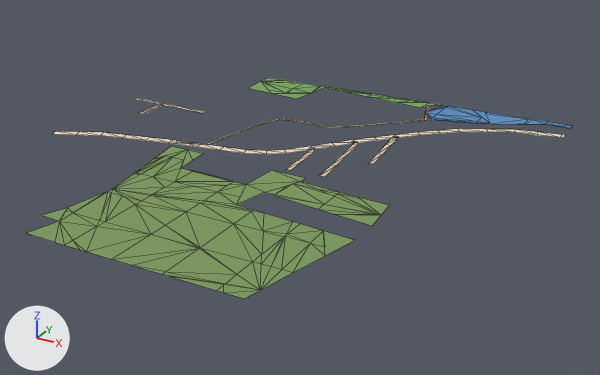
The glTF model public/assets/bengaluru-region-v1/tiles/t45_-6-l0.glb as it was, and as the next commit left it.
Both versions are drawn from a 50 mm lens placed at (23161.0, -3437.0, 317.0), pointed at (22781.0, -2747.0, -28.0). Every picture has the same lights, and +X, +Y and +Z are marked at lower left. The first picture is the older version. Mesh edges are drawn as thin lines.

In view in the first picture: 'ground', 'water'.
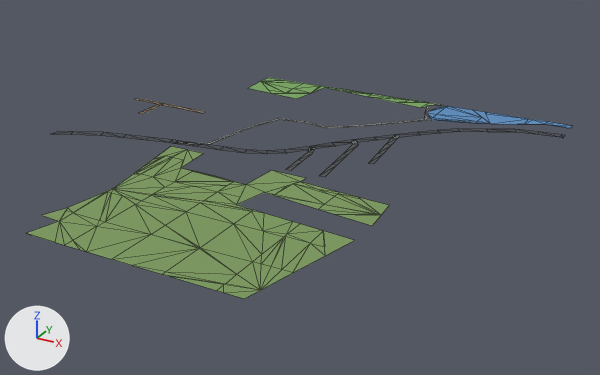
Changed parts and their boxes [x1, y1, x2, y2] in the pictures (600 x 375 px; the box of a moved part takes in the faces that stretch with it):
part 1 of me_ground, moved or reshaped: [135, 98, 163, 104] in both
part 2 of me_ground, moved or reshaped: [538, 132, 565, 138] in both
part 3 of me_ground, moved or reshaped: before [53, 131, 104, 135]; after [52, 131, 104, 135]
part 4 of me_ground, recoloured: [100, 98, 565, 177] in both

Diff of the bpy script that builds the scene:
```diff
--- a/public/assets/bengaluru-region-v1/tiles/t45_-6-l0.glb.py
+++ b/public/assets/bengaluru-region-v1/tiles/t45_-6-l0.glb.py
@@ me_ground @@
 # used by ob_ground; location = (22500.0, -3000.0, 0.0)
 # verts and faces of me_ground; kept vertices keep their numbers, new ones are numbered from 281
 # before: 2 (21.0, 341.0, 1.0) at pixel (150, 100), 3 (21.0, 335.0, 1.0) at pixel (147, 101)
 # before: 231 (498.0, 451.0, 1.0) at pixel (561, 137), 232 (502.0, 460.0, 1.0) at pixel (566, 135), 233 (497.0, 452.0, 1.0) at pixel (560, 137), 234 (496.0, 462.0, 1.0) at pixel (561, 134)
 # before: 275 (51.0, 214.0, 1.0) at pixel (100, 135), 276 (48.0, 223.0, 1.0) at pixel (103, 132), 277 (27.0, 203.0, 1.0) at pixel (76, 134), 278 (23.0, 212.0, 1.0) at pixel (79, 131), 279 (2.0, 191.0, 1.0) at pixel (52, 134)
 # before: 280 (-2.0, 200.0, 1.0) at pixel (55, 131)
-me_ground.from_pydata(...)  # 281 vertices, 325 faces; spans x -2.0..502.0, y 0.0..501.0, z 1.0
+me_ground.from_pydata(...)  # 281 vertices, 325 faces; spans x 0.0..500.0, y 0.0..500.0, z 1.0
+# me_ground part 1
+verts[3] = (13.0, 335.0, 1.0)  # moved, pixel (142, 100)
+verts[2] = (13.0, 341.0, 1.0)  # moved, pixel (145, 99)
+# me_ground part 2
+verts[231] = (500.0, 450.0, 1.0)  # moved, pixel (562, 138)
+verts[232] = (500.0, 461.0, 1.0)  # moved, pixel (565, 135)
+verts[234] = (497.0, 462.0, 1.0)  # moved, pixel (562, 134)
+verts[233] = (496.0, 452.0, 1.0)  # moved, pixel (559, 137)
+# me_ground part 3
+delete_vertices([*range(277, 281)])  # with the faces that use them
+verts[282] = (16.0, 209.0, 1.0)  # pixel (73, 131)
+verts[283] = (20.0, 200.0, 1.0)  # pixel (70, 134)
+verts[284] = (0.0, 190.0, 1.0)  # pixel (50, 134)
+verts[285] = (0.0, 201.0, 1.0)  # pixel (57, 131)
+faces += [(275, 276, 282), (275, 282, 283), (282, 284, 283), (282, 285, 284)]
+# me_ground part 4: 103 kept faces spanning x 0.0..500.0, y 214.0..500.0, z 1.0 get new vertex colours; the middle colour goes from beige #d7c9ae to dark grey #535556
+# other edits to the shape of me_ground do not show in these pictures
 me_ground.materials.append(mat_ground)
```
